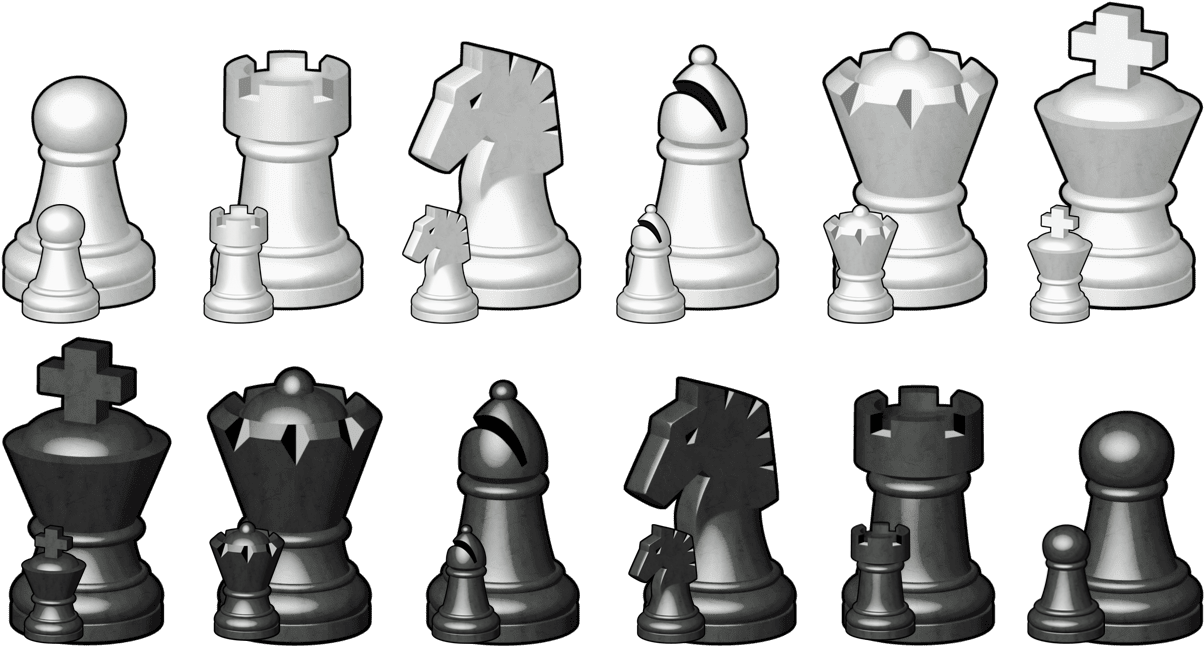
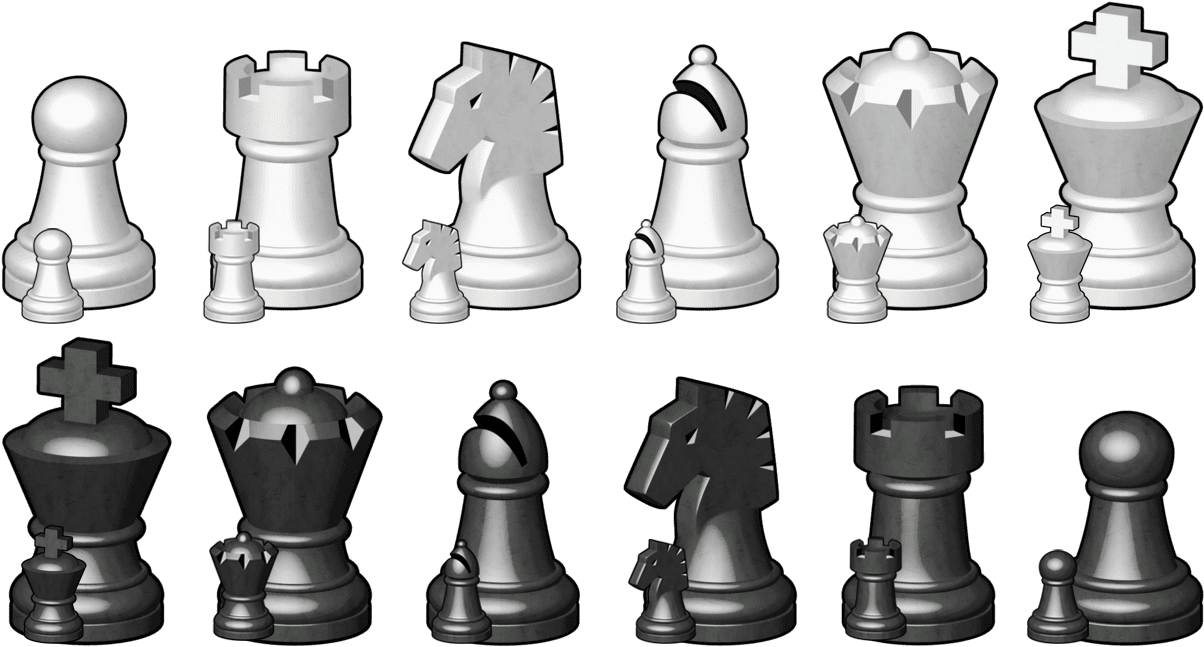
Before/after of a 1204 × 647 layered artwork. What changed in the layer stack:
painted on "Layer 5" over box(616, 204, 686, 324)
painted on "Layer 4" over box(402, 204, 479, 324)
painted on "Layer 3" over box(203, 204, 274, 324)
painted on "Layer 2" over box(21, 204, 100, 324)
painted on "Layer 6" over box(823, 204, 899, 324)
painted on "Layer 8" over box(1027, 524, 1105, 644)
painted on "Layer 9" over box(845, 521, 916, 641)
painted on "Layer 10" over box(628, 524, 706, 644)
painted on "Layer 11" over box(431, 524, 501, 644)
painted on "Layer 12" over box(209, 521, 285, 641)
